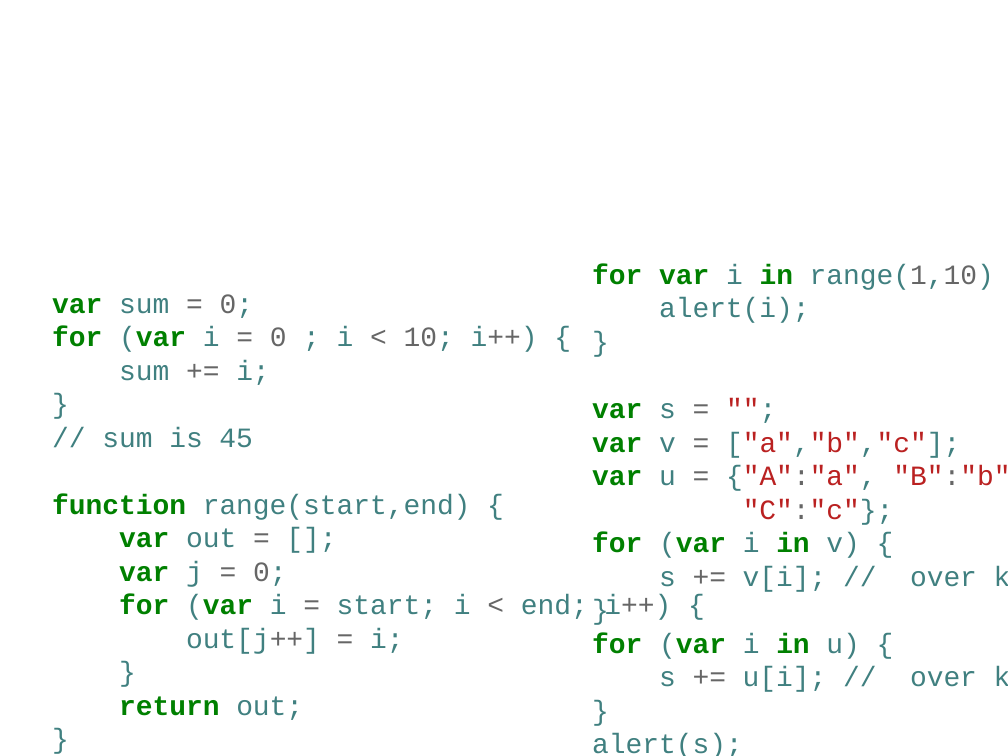
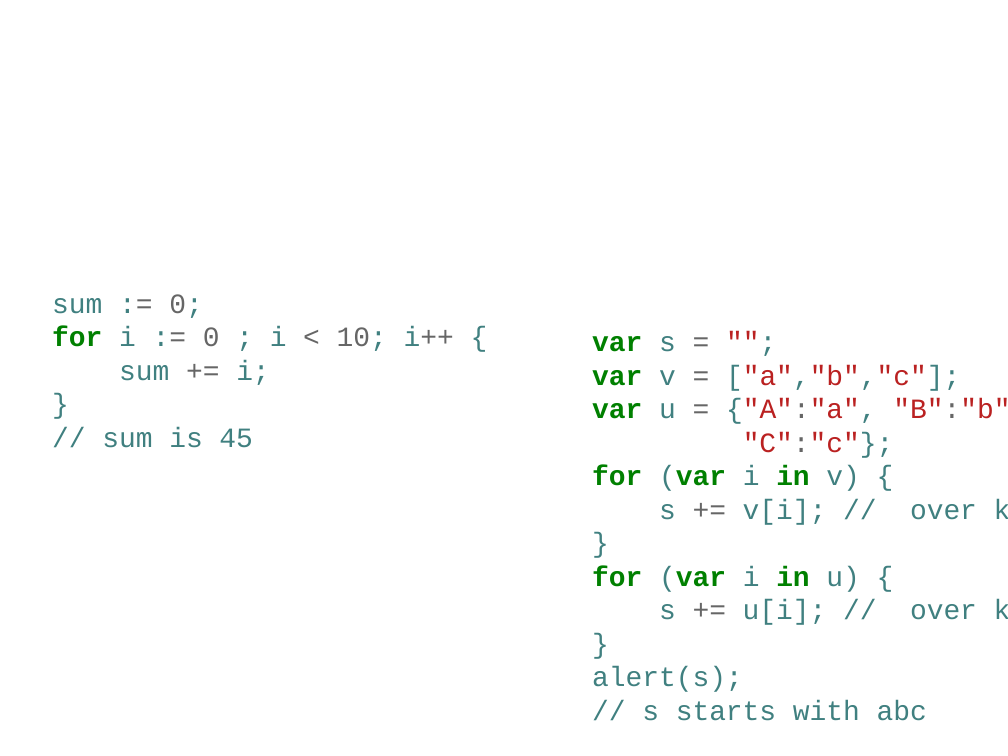
Before and after one commit to abramhindle/python-iteration-talk, a slide deck: slide 7 of iteration-talk-go.odp. Drawn at 1008x756 pixels with LibreOffice and Linux fonts; fonts in the diff are those of the drawing; background and template pictures are left out. Boxes give left, top, right and bottom in pixels: in the first picture for what was removed or moved away, otherwise in the second. Text is boxed around its words. In the diff, an @@ line names an element or a change of style, - is before the commit and + after.

Commit message:
go talk

```diff
--- a/iteration-talk-go.odp
+++ b/iteration-talk-go.odp
@@ text at (659, 264, 994, 323): paragraphs removed @@
-for var i in range(1,10) {
-alert(i);
-}
@@ text at (52, 294, 454, 351): text changed @@
-var sum = 0;
-for (var i = 0 ; i < 10; i++) {
+sum := 0;
+for i := 0 ; i < 10; i++ {
@@ text at (52, 494, 671, 720): paragraphs removed @@
-function range(start,end) {
-var out = [];
-var j = 0;
-for (var i = start; i < end; i++) {
-out[j++] = i;
-}
-return out;
-}
-//alert(range(1,10).length);
```
Also in this commit, not shown: 2 other slides changed, 4 slides added, 1 other file.
